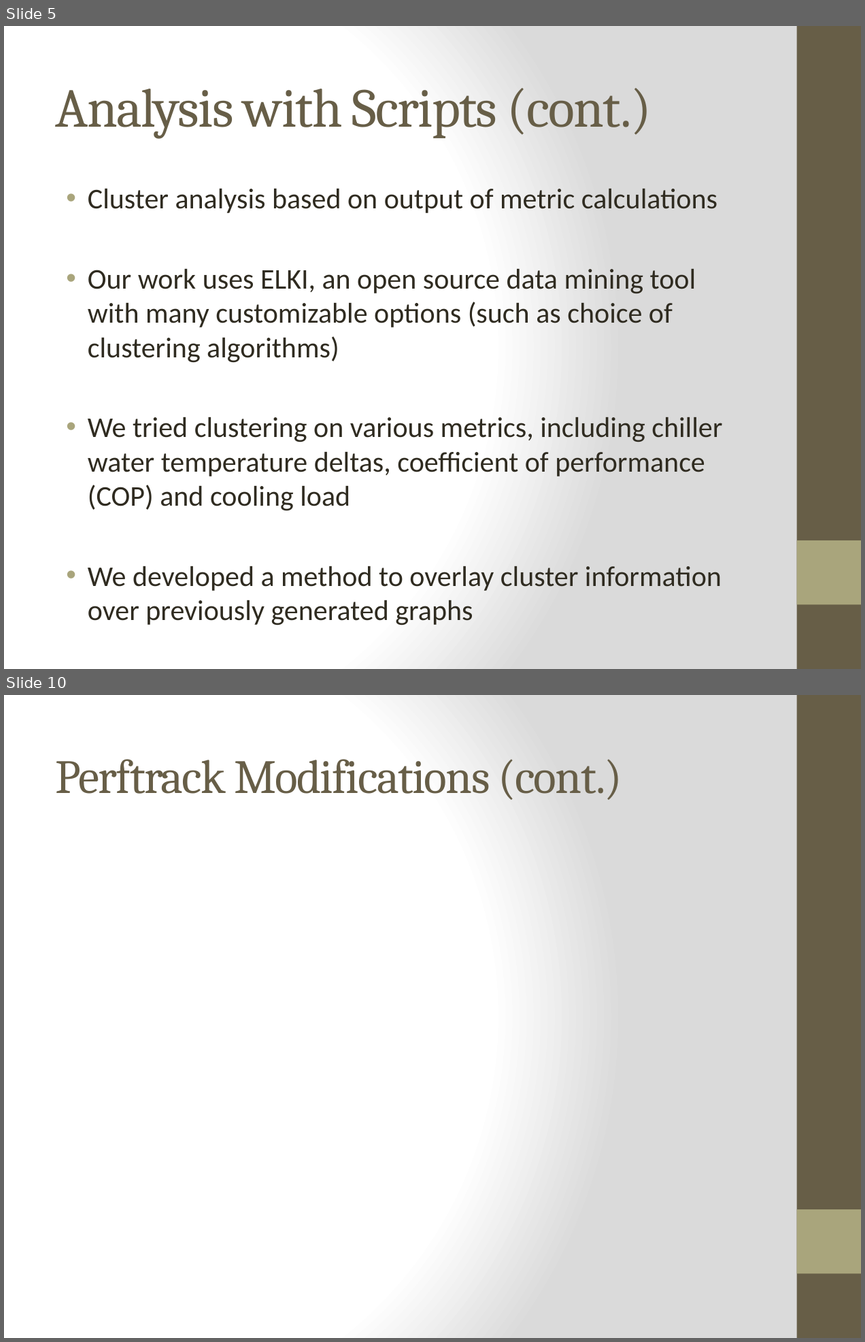
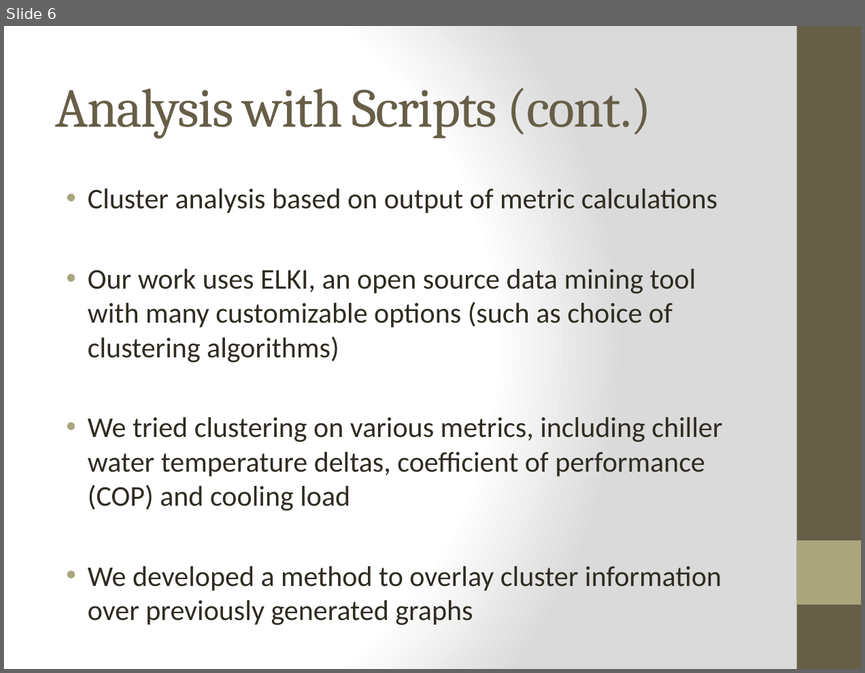
Before and after one commit to hemakumar/Data-Analysis_Group4c, a slide deck: paper/Integrated Data Center Power and Cooling Analysis.pptx. Shown one above the other, each under a label of ours: slides 5 and 10 before the commit, slide 6 after it; the slides between them are not shown. The pictures are 865x1342 and 865x673 pixels, drawn with LibreOffice and Linux fonts; fonts in the diff are those of the drawing. Boxes give left, top, right and bottom in pixels: in the first picture for what was removed or moved away, otherwise in the second. Text is boxed around its words. In the diff, an @@ line names an element or a change of style, - is before the commit and + after.

Commit message:
1. Added design slide. 2. Added perftrack slides. 3. Modified formatting

```diff
--- a/paper/Integrated Data Center Power and Cooling Analysis.pptx
+++ b/paper/Integrated Data Center Power and Cooling Analysis.pptx
@@ slide 10 removed at (4,695,861,1338), background gradient #FFFFFF to #DADADA; not listed: 2 template elements that a slide beside it also shows @@
@@ title removed at (56,759,622,800) @@
-Perftrack Modifications (cont.)
@@ what was slide 5 is now slide 6 @@
```
Also in this commit, not shown: 7 slides changed, 2 slides added.
